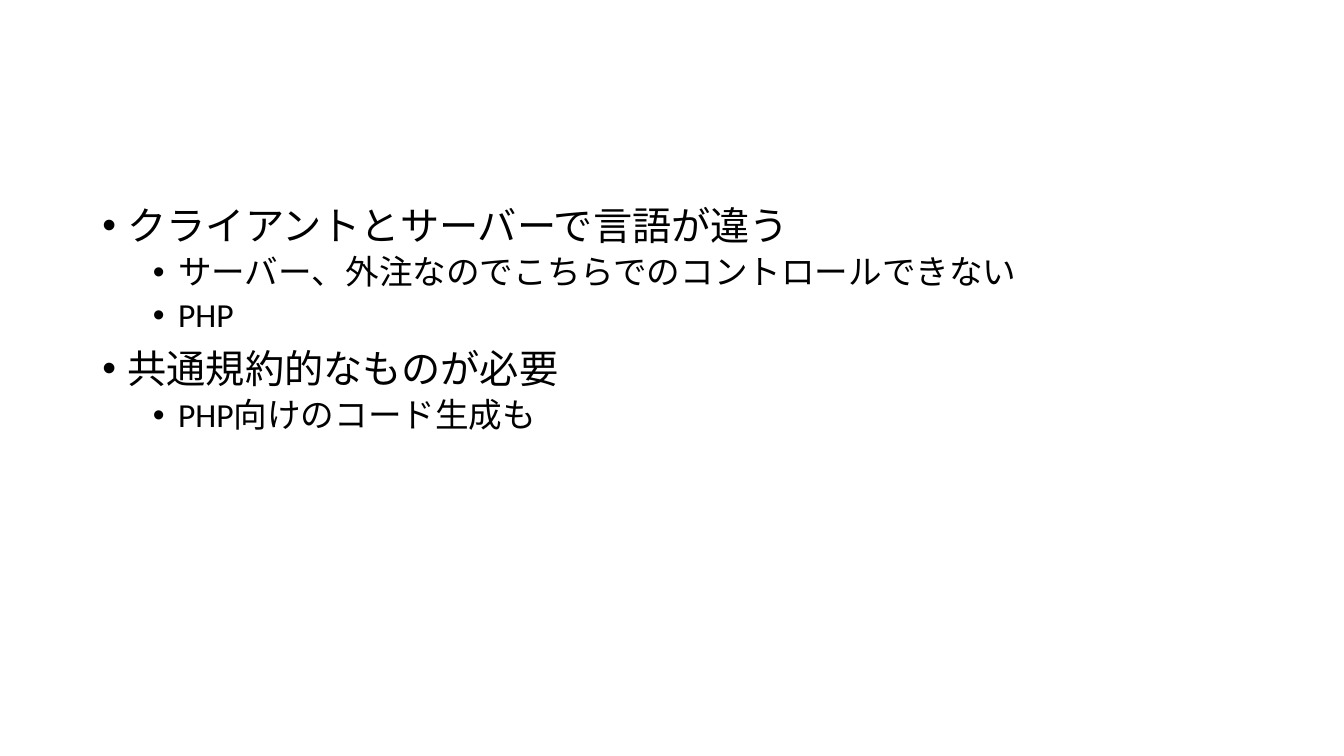
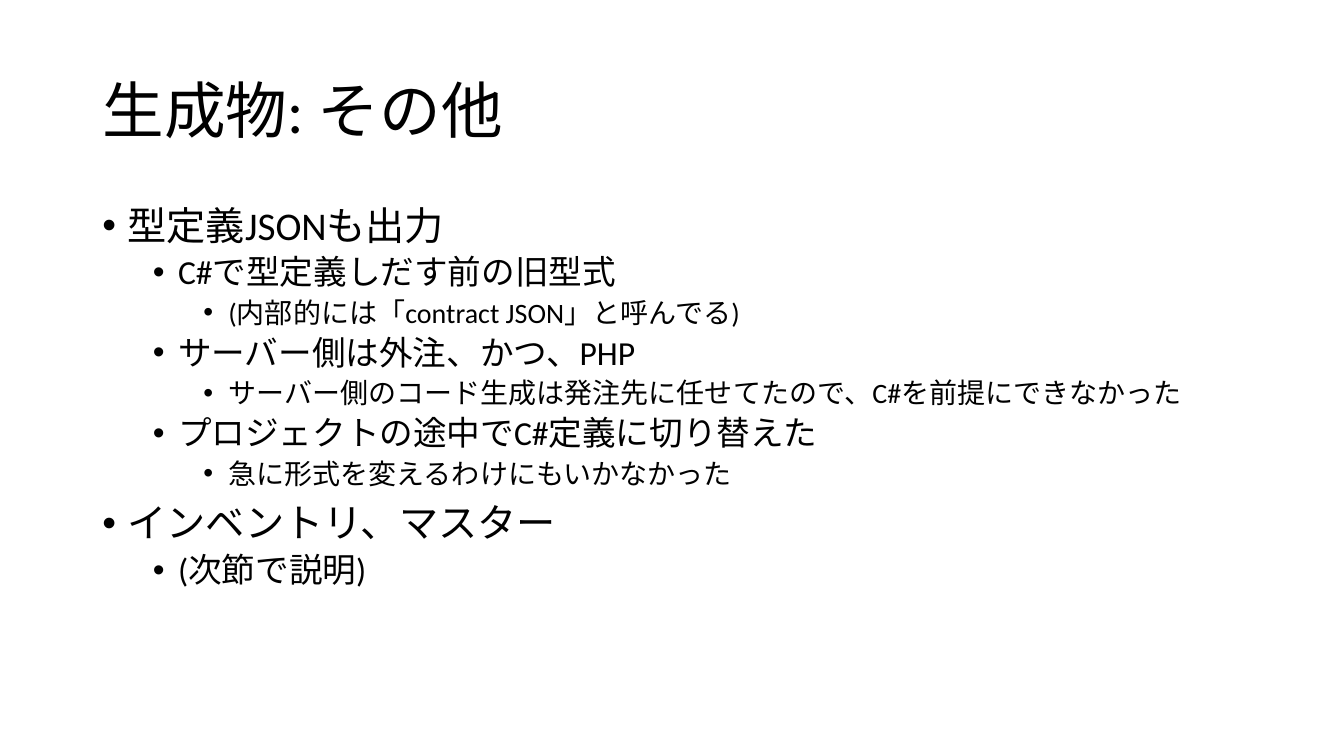
Before and after one commit to ppcuni/UnityCsharp20150321, a slide deck: slide 52 of doc/自社フレームワーク.pptx (slide 49 before the commit). Drawn at 1344x756 pixels with LibreOffice and Linux fonts; fonts in the diff are those of the drawing. Boxes give left, top, right and bottom in pixels: in the first picture for what was removed or moved away, otherwise in the second. Text is boxed around its words. In the diff, an @@ line names an element or a change of style, - is before the commit and + after.

Commit message:
通信コード生成 の説明完成

```diff
--- a/doc/自社フレームワーク.pptx
+++ b/doc/自社フレームワーク.pptx
@@ title added at [102,81,503,138], 44 pt, text #000000 @@
+生成物: その他
@@ text at [128,207,1181,587]: text changed; size 24 to 20 pt @@
-• クライアントとサーバーで言語が違う
-  • サーバー、外注なのでこちらでのコントロールできない
-  • PHP
-• 共通規約的なものが必要
-  • PHP向けのコード生成も
+• 型定義JSONも出力
+  • C#で型定義しだす前の旧型式
+    • (内部的には「contract JSON」と呼んでる)
+  • サーバー側は外注、かつ、PHP
+    • サーバー側のコード生成は発注先に任せてたので、C#を前提にできなかった
+  • プロジェクトの途中でC#定義に切り替えた
+    • 急に形式を変えるわけにもいかなかった
+• インベントリ、マスター
+  • (次節で説明)
```
Also in this commit, not shown: 3 other slides changed, 3 slides added, 5 slides removed.
